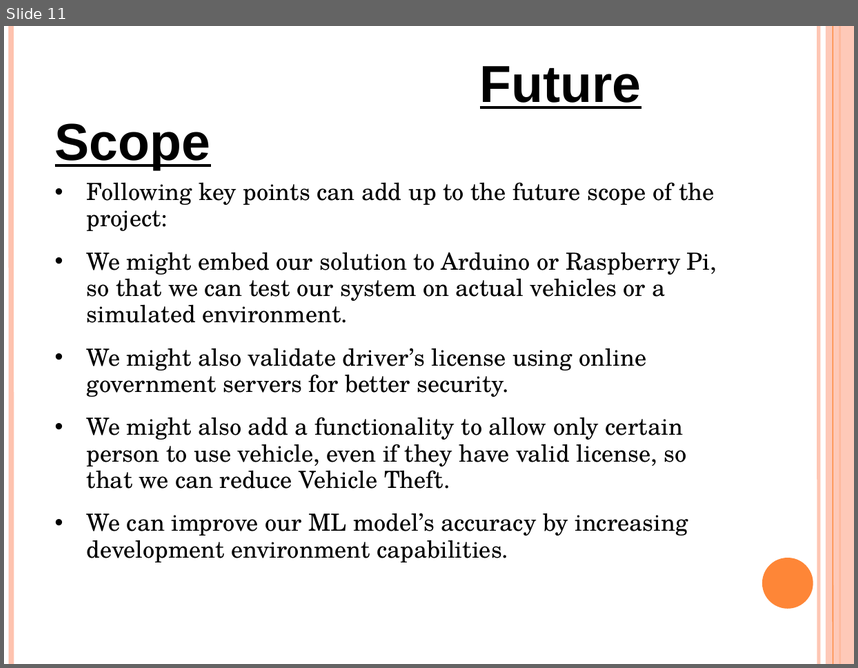
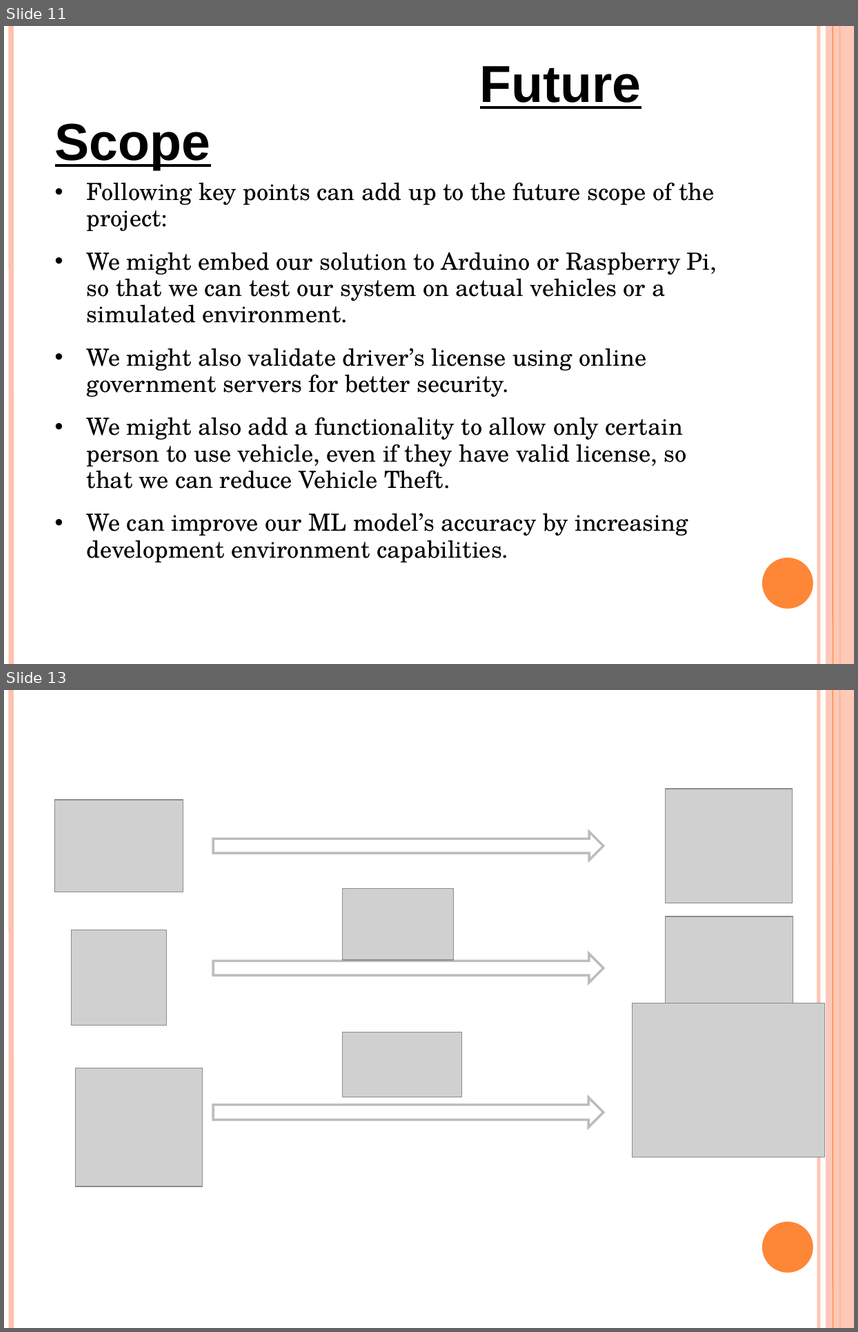
Before and after one commit to krishna0yadav/facerec, a slide deck: Documents and Screenshots/Major Project PPT P-64.ppt. Shown one above the other, each under a label of ours: slide 11 before the commit, slides 11 and 13 after it; the slides between them are not shown. The pictures are 858x668 and 858x1332 pixels, drawn with LibreOffice and Linux fonts; fonts in the diff are those of the drawing; grey boxes stand for pictures. Boxes give left, top, right and bottom in pixels: in the first picture for what was removed or moved away, otherwise in the second. Text is boxed around its words. In the diff, an @@ line names an element or a change of style, - is before the commit and + after.

```diff
--- a/Documents and Screenshots/Major Project PPT P-64.ppt
+++ b/Documents and Screenshots/Major Project PPT P-64.ppt
@@ slide 13 added at (4, 690, 854, 1328), background #FFFFFF; not listed: 6 template elements that a slide beside it also shows @@
@@ picture added at (665, 789, 792, 903) @@
@@ picture added at (55, 800, 183, 892) @@
@@ right arrow added at (213, 831, 604, 860), fill #FFFFFF, outline #BCBCBC 2.01 pt @@
@@ picture added at (342, 888, 454, 960) @@
@@ picture added at (665, 916, 793, 1019) @@
@@ picture added at (71, 929, 166, 1026) @@
@@ right arrow added at (213, 954, 604, 983), fill #FFFFFF, outline #BCBCBC 2.01 pt @@
@@ picture added at (632, 1003, 825, 1156) @@
@@ picture added at (342, 1032, 461, 1097) @@
@@ picture added at (75, 1068, 202, 1186) @@
@@ right arrow added at (213, 1097, 604, 1127), fill #FFFFFF, outline #BCBCBC 2.01 pt @@
```
Also in this commit, not shown: 4 slides changed.
